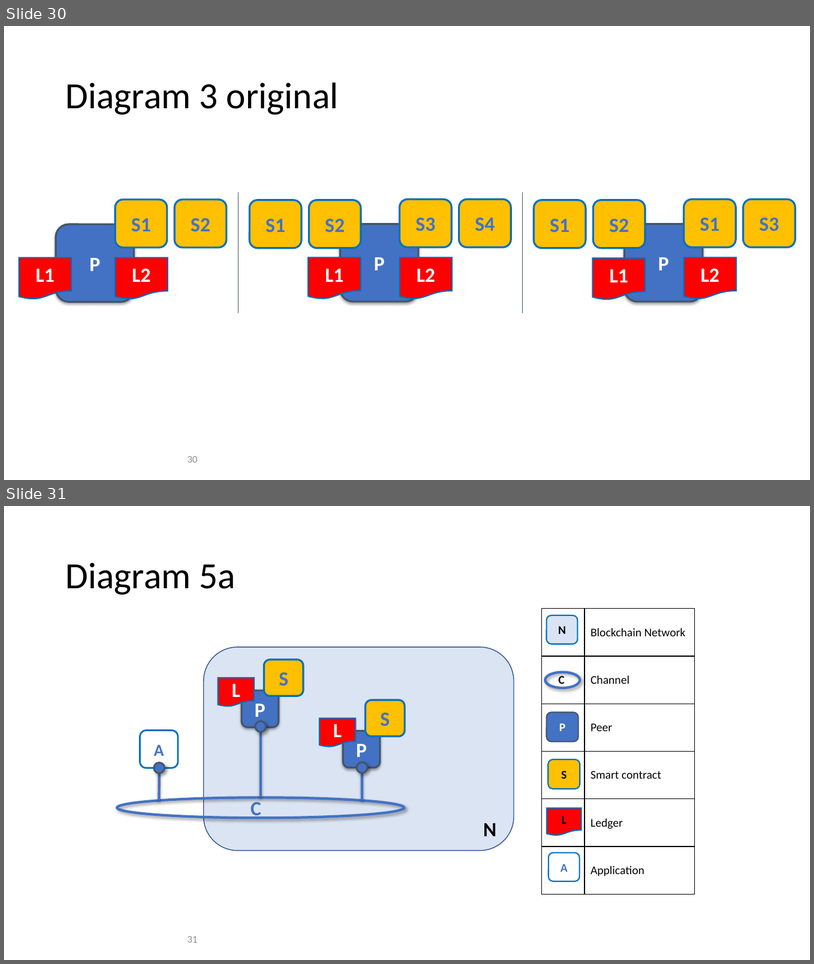
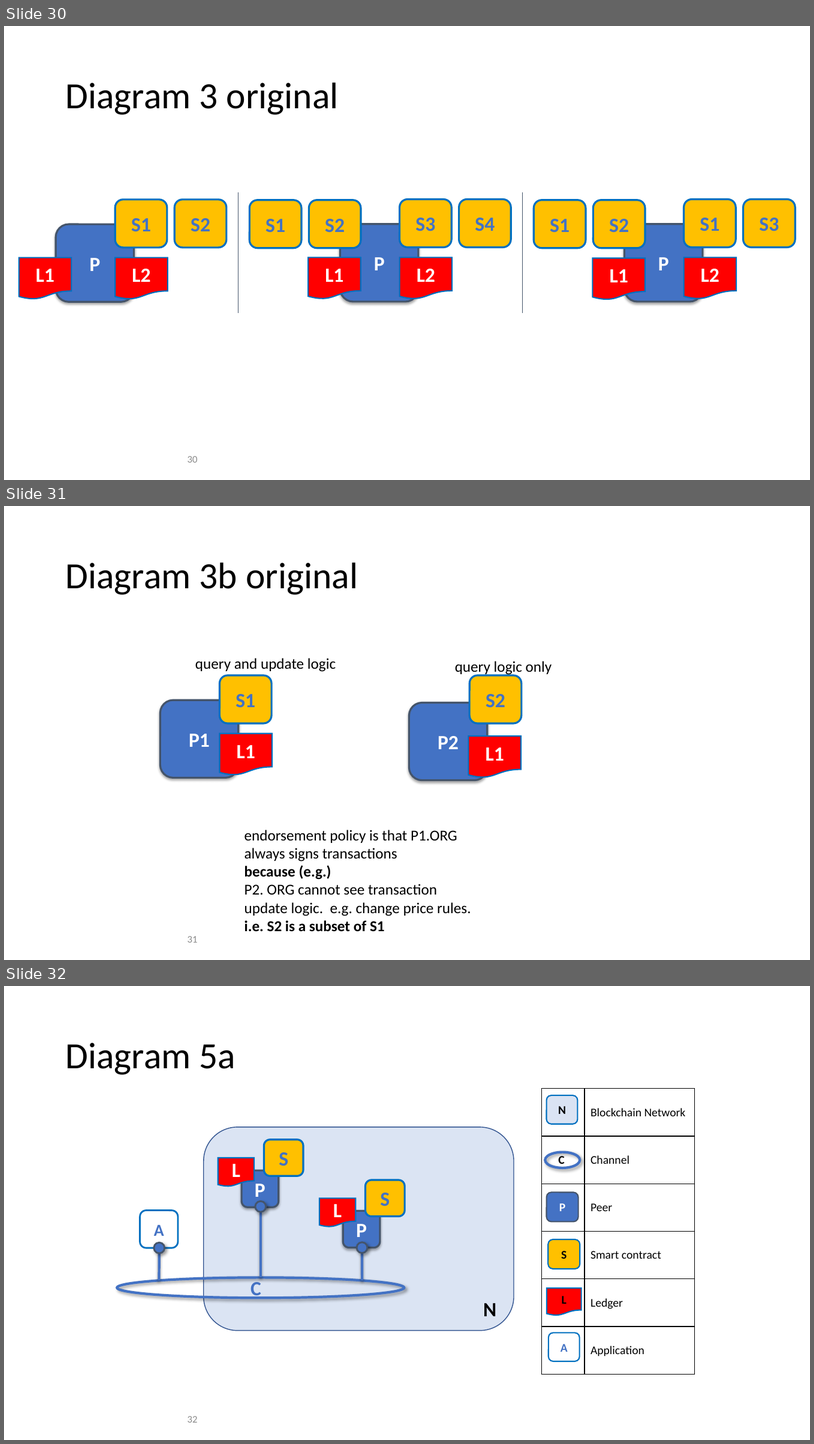
Before and after one commit to FabricTOC/FabricTOC, a slide deck: docs/OtherSourceMaterial/Diagrams.pptx. Shown one above the other, each under a label of ours: slides 30 and 31 before the commit, slides 30, 31 and 32 after it. The pictures are 814x964 and 814x1444 pixels, drawn with LibreOffice and Linux fonts; fonts in the diff are those of the drawing. Boxes give left, top, right and bottom in pixels: in the first picture for what was removed or moved away, otherwise in the second. Text is boxed around its words. In the diff, an @@ line names an element or a change of style, - is before the commit and + after.

```diff
--- a/docs/OtherSourceMaterial/Diagrams.pptx
+++ b/docs/OtherSourceMaterial/Diagrams.pptx
@@ slide 31 added at (x1=4, y1=506, x2=810, y2=960), background #FFFFFF @@
@@ title added at (x1=65, y1=562, x2=358, y2=595), 44 pt, text #000000 @@
+Diagram 3b original
@@ text added at (x1=195, y1=658, x2=336, y2=672), 18 pt, text #000000 @@
+query and update logic
@@ text added at (x1=455, y1=661, x2=552, y2=676), 18 pt, text #000000 @@
+query logic only
@@ rounded rectangle added at (x1=220, y1=675, x2=272, y2=723), fill #FFC000, outline #0070C0 2.25 pt, 24 pt, text #4372C4, bold @@
+S1
@@ rounded rectangle added at (x1=470, y1=675, x2=522, y2=723), fill #FFC000, outline #0070C0 2.25 pt, 24 pt, text #4372C4, bold @@
+S2
@@ rounded rectangle added at (x1=160, y1=700, x2=238, y2=778), fill #4372C4, outline #44546A 2.25 pt, 24 pt, text #FFFFFF, bold @@
+P1
@@ rounded rectangle added at (x1=410, y1=703, x2=488, y2=780), fill #4372C4, outline #44546A 2.25 pt, 24 pt, text #FFFFFF, bold @@
+P2
@@ flow chart document added at (x1=220, y1=733, x2=273, y2=775), fill #FF0000, outline #0070C0 1.5 pt, 24 pt, text #FFFFFF, bold @@
+L1
@@ flow chart document added at (x1=468, y1=736, x2=521, y2=778), fill #FF0000, outline #0070C0 1.5 pt, 24 pt, text #FFFFFF, bold @@
+L1
@@ text added at (x1=245, y1=829, x2=471, y2=931), 18 pt, text #000000 @@
+endorsement policy is that P1.ORG always signs transactions
+because (e.g.)
+P2. ORG cannot see transaction update logic. e.g. change price rules.
+i.e. S2 is a subset of S1
@@ page number added at (x1=188, y1=936, x2=198, y2=942), 12 pt, text #8C8C8C @@
+31
@@ what was slide 31 is now slide 32 @@
@@ page number at (x1=188, y1=1416, x2=198, y2=1422): text changed @@
-31
+32
```
Also in this commit, not shown: 3 slides changed, 2 other slides added, 1 other file.
